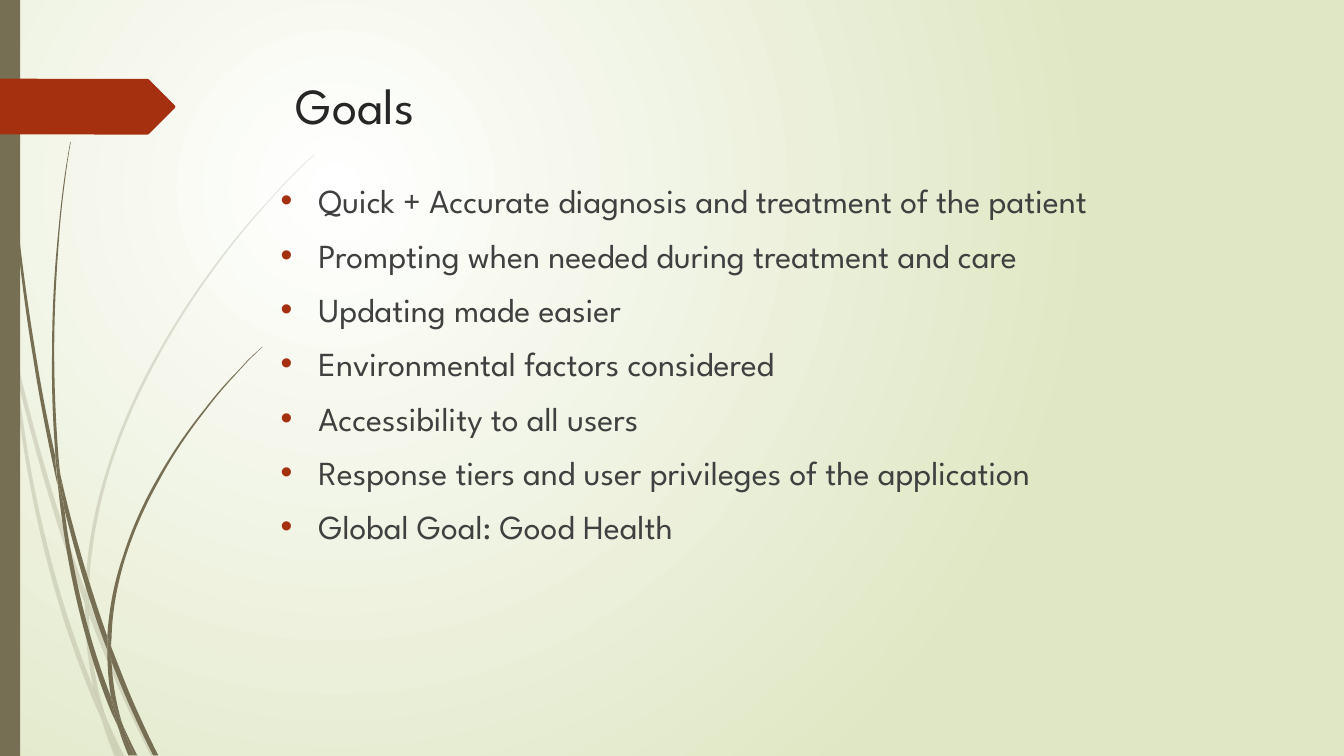
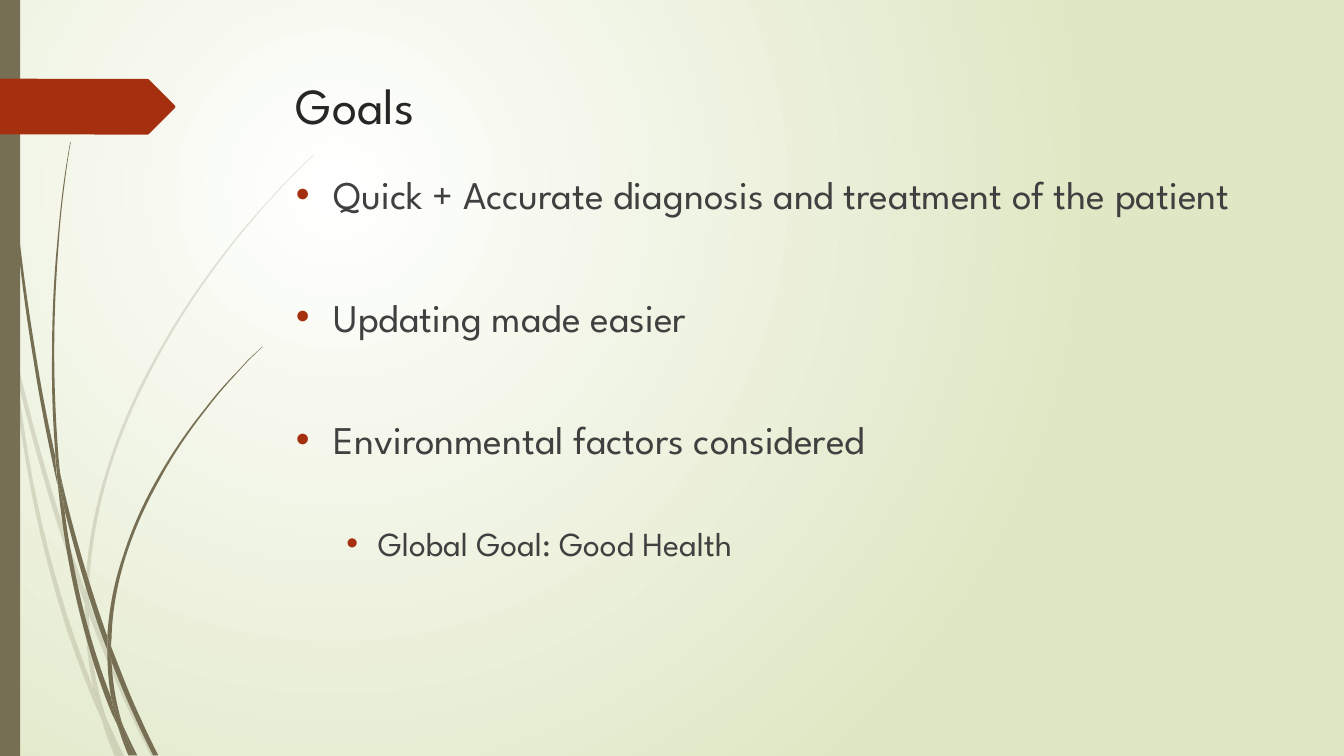
Before and after one commit to bournemouth17/team-5, a slide deck: slide 2 of RNLI.pptx. Drawn at 1344x756 pixels with LibreOffice and Linux fonts; fonts in the diff are those of the drawing. Boxes give left, top, right and bottom in pixels: in the first picture for what was removed or moved away, otherwise in the second. Text is boxed around its words. In the diff, an @@ line names an element or a change of style, - is before the commit and + after.

```diff
--- a/RNLI.pptx
+++ b/RNLI.pptx
@@ text "Quick + Accurate diagnosis and ..." moved from (x1=318, y1=189, x2=1087, y2=540) to (x1=334, y1=181, x2=1229, y2=557) @@
@@ text "Quick + Accurate diagnosis and ..." at (x1=334, y1=181, x2=1229, y2=557): size 24 to 28 pt in "Quick + Accurate diagnosis and treatment of ...", "Updating made easier", "Environmental factors considered"; list level 1 to 2 in "Global Goal: Good Health" @@
@@ text at (x1=318, y1=245, x2=1017, y2=276): paragraph removed @@
-• Prompting when needed during treatment and care
@@ text at (x1=318, y1=408, x2=1030, y2=493): paragraphs removed @@
-• Accessibility to all users
-• Response tiers and user privileges of the application
```
Also in this commit, not shown: 4 other slides changed, 2 slides added, 8 slides removed.
